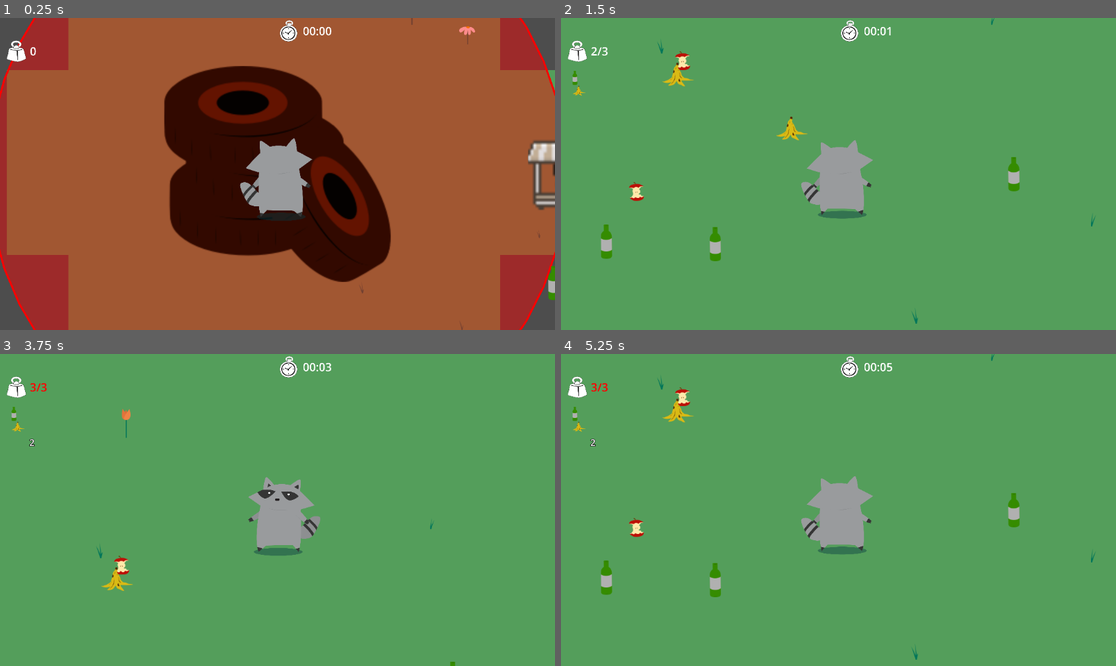
Above: before the commit, frames 1-4 (two rows, left to right).
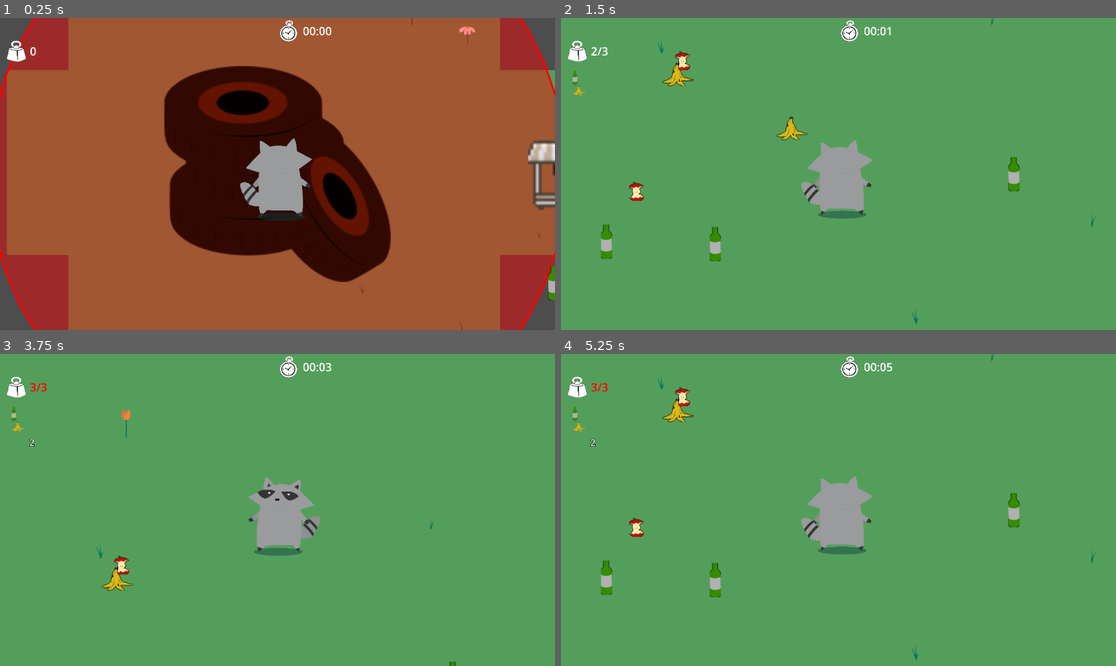
Above: after the commit, the same moments.

Repository: Lu-ni/upsi-jam-6
Game: Godot game, scene res://scenes/World.tscn
Same seed, same stepped clock (60 frames per second), same inputs: the game is played once before the commit and once after it. This scene is started directly instead of the project's main scene. The engine's default icon, where the game draws it, is replaced by a stand-in: a white triangle on a blue panel in a dark square.
Inputs:
- Up to frame 1 (0.25 s): no input
- Up to frame 2 (1.5 s): tap Enter at 0.5 s; hold W (ui_up) from 0.53 s (still down); tap E (petals) at 0.6 s; tap Down (shop_buy) at 0.77 s; tap P at 1.35 s
- Up to frame 3 (3.75 s): tap Down (shop_buy) at 1.52, 3.02 s; release W (ui_up) at 2.03 s; hold Left (shop_left) 2.03-3.53 s; tap X at 2.1 s; tap R at 2.85 s; hold S (ui_down) from 3.53 s (still down); tap E (petals) at 3.6 s
- Up to frame 4 (5.25 s): tap Down (shop_buy) at 3.77, 4.52 s; release S (ui_down) at 4.28 s; hold Right (shop_right) 4.28-5.03 s; tap P at 4.35 s; hold W (ui_up) from 5.03 s (still down); tap X at 5.1 s

The runs differ from the first frame. In frame 1, less than 0.1% of the frame differs, in the area x 98-100%, y 79-91%; in frame 2, 0.3%, in the area x 7-83%, y 10-78%; in frame 3, 0.1%; in frame 4, 0.2%.

Commit message:
set shader for drops

Diff:
--- a/scenes/Drop.tscn
+++ b/scenes/Drop.tscn
@@ -1,6 +1,12 @@
 [gd_scene format=3 uid="uid://cu0s3kerks1jj"]
 
 [ext_resource type="Script" uid="uid://bjgfd2aapsvub" path="res://scripts/drop.gd" id="1_21n5c"]
+[ext_resource type="Shader" uid="uid://bx8pxigf5ijxr" path="res://scripts/Drop.gdshader" id="2_8aaos"]
+
+[sub_resource type="ShaderMaterial" id="ShaderMaterial_o5f2y"]
+shader = ExtResource("2_8aaos")
+shader_parameter/outline_color = Color(0, 0, 0, 1)
+shader_parameter/outline_width = 1.398000066405
 
 [node name="Drop" type="CharacterBody2D" unique_id=1198643905]
 script = ExtResource("1_21n5c")
@@ -8,3 +14,4 @@
 move_speed = 503
 
 [node name="Sprite2D" type="Sprite2D" parent="." unique_id=57519601]
+material = SubResource("ShaderMaterial_o5f2y")
--- /dev/null
+++ b/scripts/Drop.gdshader
@@ -0,0 +1,19 @@
+shader_type canvas_item;
+
+uniform vec4 outline_color : source_color = vec4(0.0, 0.0, 0.0, 1.0);
+uniform float outline_width : hint_range(0.0, 10.0) = 2.0;
+
+void fragment() {
+	vec4 current = texture(TEXTURE, UV);
+
+	vec2 size = outline_width / vec2(textureSize(TEXTURE, 0));
+
+	float alpha = current.a;
+	alpha = max(alpha, texture(TEXTURE, UV + vec2(size.x, 0.0)).a);
+	alpha = max(alpha, texture(TEXTURE, UV - vec2(size.x, 0.0)).a);
+	alpha = max(alpha, texture(TEXTURE, UV + vec2(0.0, size.y)).a);
+	alpha = max(alpha, texture(TEXTURE, UV - vec2(0.0, size.y)).a);
+
+	vec4 outline = vec4(outline_color.rgb, outline_color.a * alpha);
+	COLOR = mix(outline, current, current.a);
+}
Not shown, added: assets/sprites/hud/credits.png.import
Not shown, added: assets/sprites/hud/quit.png.import
Not shown, added: assets/sprites/hud/start.png.import
Not shown, added: assets/sprites/hud/title.png.import
Not shown, added: scripts/Drop.gdshader.uid
